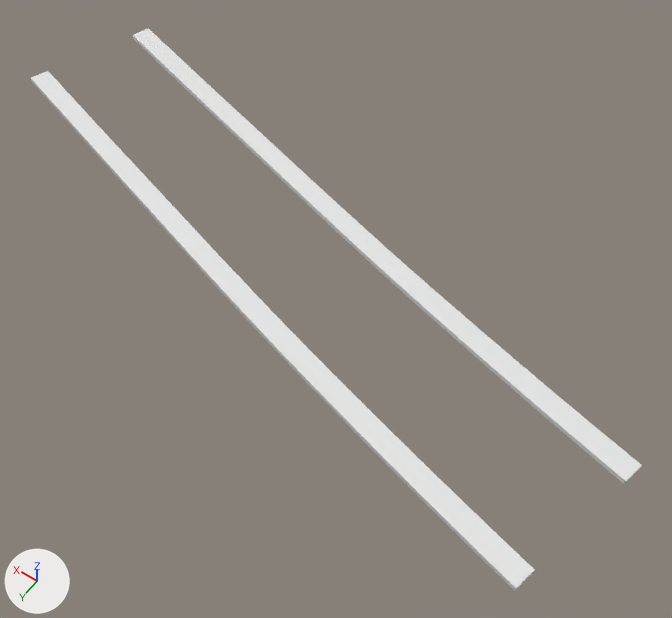
The FBX model Tools/UnrealMapExporter/ExportedMeshes/SM_SideWalk_05.fbx as it was, and as the next commit left it.
Before and after are seen from a 50 mm lens placed at (-55.5, 65.6, 95.0), pointed at (-9.9, 1.8, -5.3). Arrows for +X, +Y and +Z are at lower left; the lights stay in place. The first picture is the older version. Where no turn or scale is listed for an object, it has been applied to the vertices.

The first picture shows 'SM_SideWalk_05'.
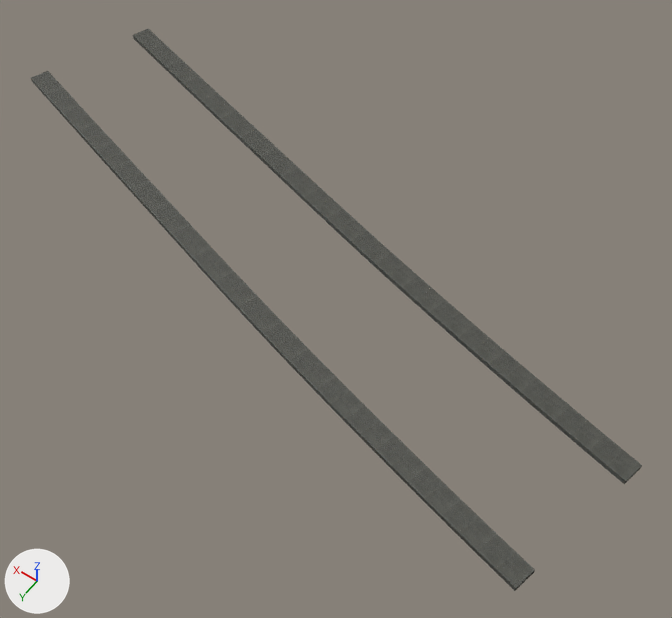
The change, as a diff of the scene's bpy script:
```diff
--- a/Tools/UnrealMapExporter/ExportedMeshes/SM_SideWalk_05.fbx.py
+++ b/Tools/UnrealMapExporter/ExportedMeshes/SM_SideWalk_05.fbx.py
@@ img_mi_sidewalk_basecolor_0_png @@
+img_mi_sidewalk_basecolor_0_png = load_image('MI_SideWalk_BaseColor_0.png', 'MI_SideWalk_BaseColor_0.png', 2048, 2048, 'sRGB')
@@ mat_mi_sidewalk @@
 mat_mi_sidewalk = principled_material('MI_SideWalk')
-mat_mi_sidewalk.base_color = (0.8, 0.8, 0.8)  # white #e7e7e7
+mat_mi_sidewalk.texture = img_mi_sidewalk_basecolor_0_png  # with its transparency
 mat_mi_sidewalk.roughness = 0.553
```

Pixel boxes [x1, y1, x2, y2] of what changed, in the pictures (672 x 618 px):
'SM_SideWalk_05', surface changed
    both: [31, 28, 642, 591]
